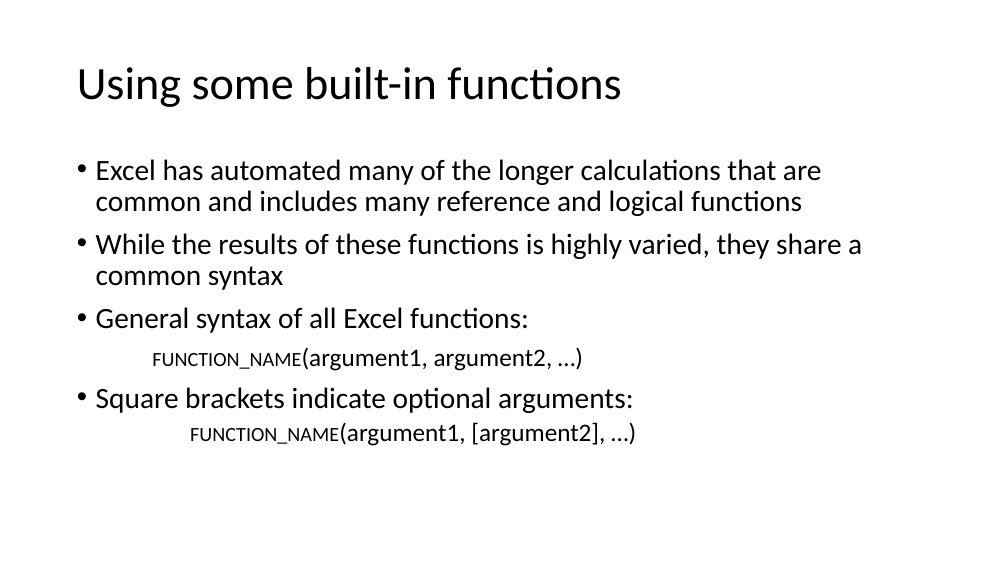
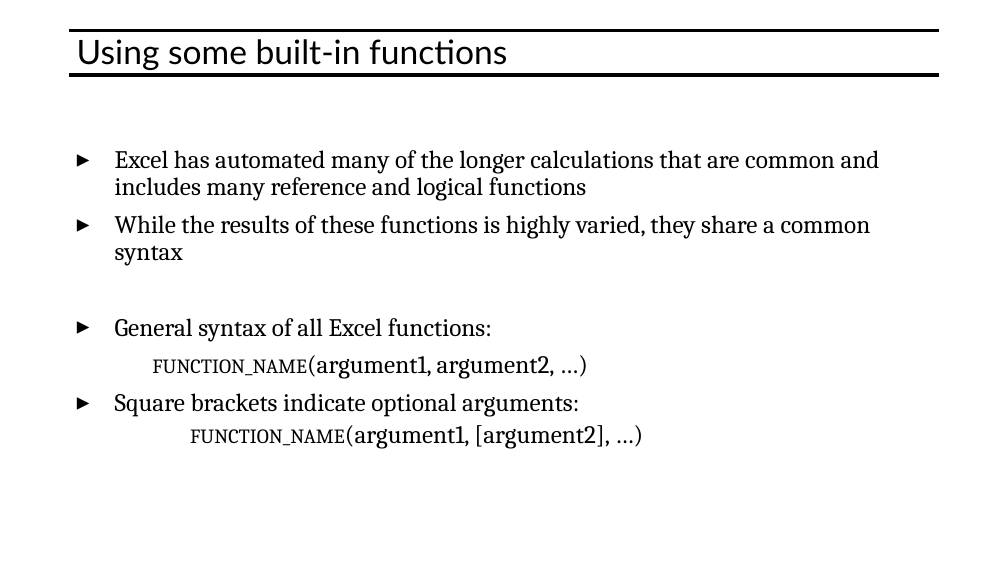
Before and after one commit to mjmacarty/excel-at-excel, a slide deck: slide 14 of Excel-at-Excel.pptx. Drawn at 1008x567 pixels with LibreOffice and Linux fonts; fonts in the diff are those of the drawing. Boxes give left, top, right and bottom in pixels: in the first picture for what was removed or moved away, otherwise in the second. Text is boxed around its words. In the diff, an @@ line names an element or a change of style, - is before the commit and + after.

```diff
--- a/Excel-at-Excel.pptx
+++ b/Excel-at-Excel.pptx
@@ title "Using some built-in functions" at [77, 39, 507, 70]: size 44 to 32 pt, font Calibri to Lato; vertical alignment middle to top @@
@@ line added from (70, 30) to (939, 30), #000000 3 pt @@
@@ line added from (70, 75) to (939, 75), #000000 3 pt @@
@@ text "Excel has automated many of ...": place and size @@
-text "Excel has automated many of ..." at [96, 159, 862, 446]
+text "Excel has automated many of ..." at [115, 150, 880, 449]
@@ text "Excel has automated many of ..." at [115, 150, 880, 449]: size 28 to 24 pt in "Excel has automated many of the longer ...", "While the results of these functions is ...", "General syntax of all Excel functions:", "Square brackets indicate optional arguments:"; font Calibri to Cambria; bullet • to ▸ @@
```
Also in this commit, not shown: 39 other slides changed, 1 slide added.
